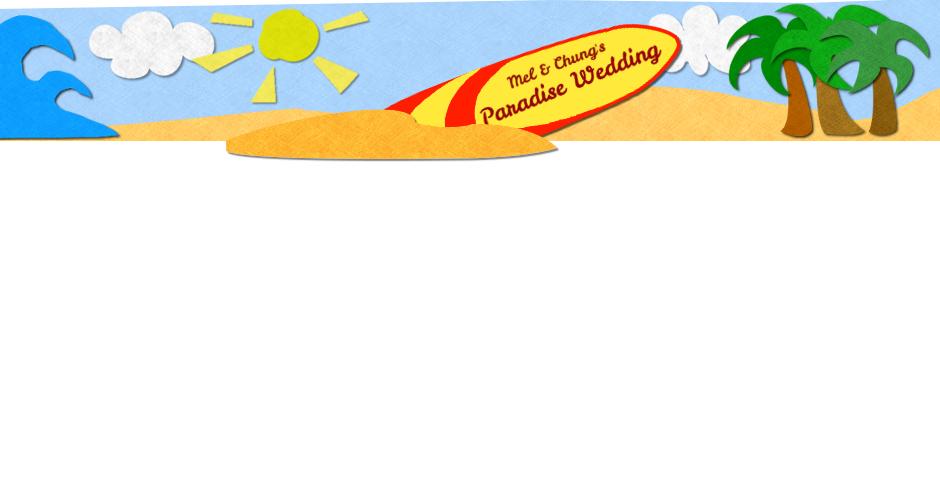
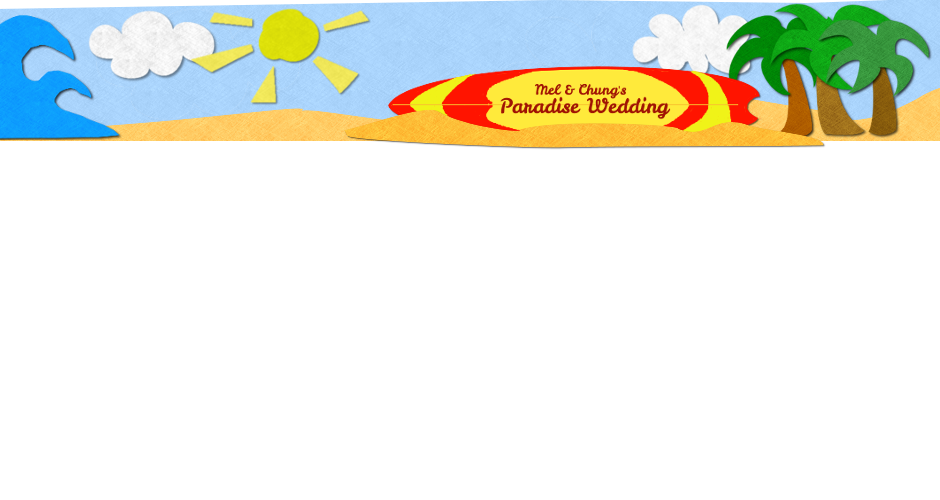
Layer changes from the first 940x500 image to the second:
added layer "Board Sand 2" above "Drop Shadow#3" over [344, 109, 824, 148]
added layer "Drop Shadow#3" (56%) above "Paradise Wedding#1" over [344, 109, 826, 150]
added layer "Paradise Wedding#1" above "Mel & Chung's#1" over [500, 96, 671, 120]
added layer "Mel & Chung's#1" above "Board Line" over [534, 83, 627, 99]
added layer "Board Line" above "Yellow Colors" over [392, 104, 739, 106]
added layer "Yellow Colors" above "Red colors" over [410, 70, 732, 136]
added layer "Red colors" above "Board 2" over [391, 67, 756, 136]
added layer "Board 2" above "Drop Shadow#2" over [387, 66, 762, 138]
added layer "Drop Shadow#2" (56%) above "Drop Shadow" over [388, 66, 764, 140]
hid "Drop Shadow" over [227, 111, 560, 162]
hid "Board Sand" over [226, 109, 557, 159]
hid "Paradise Wedding" over [479, 44, 663, 128]
hid "Mel & Chung's" over [506, 43, 606, 89]
hid "board pattern yellow" over [408, 68, 481, 131]
hid "board pattern red" over [385, 59, 601, 151]
hid "Board" over [378, 23, 682, 155]
hid "Drop Shadow#1" over [379, 24, 684, 158]
